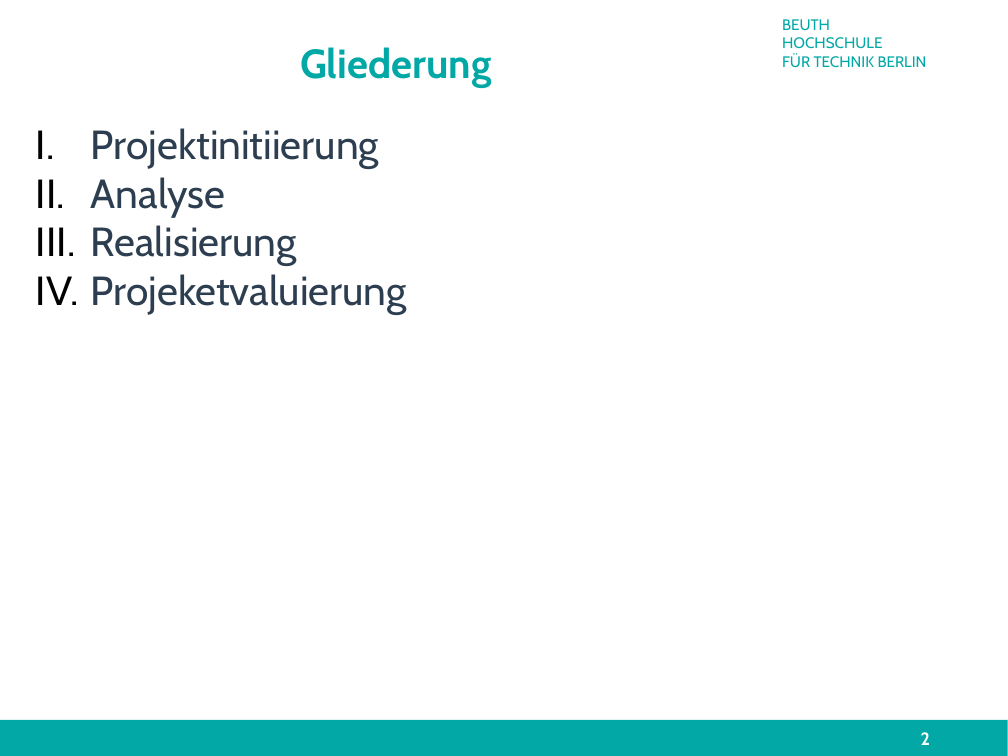
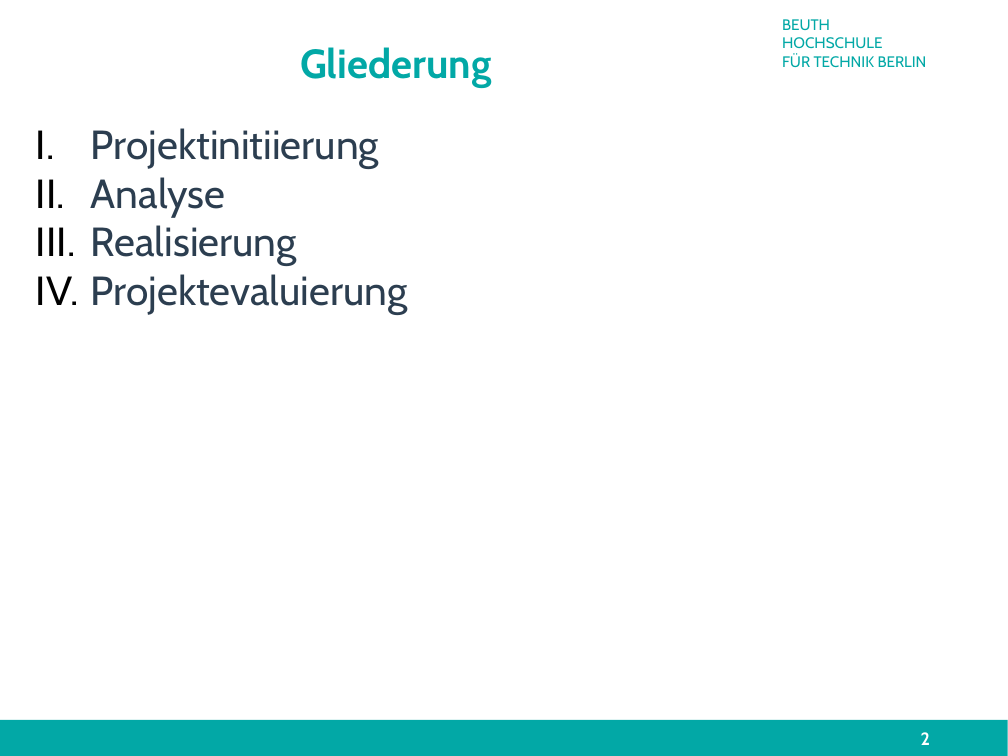
Before and after one commit to technologiestiftung/flussbad, a slide deck: slide 2 of doc/presentation/finalPresentation.odp. Drawn at 1008x756 pixels with LibreOffice and Linux fonts; fonts in the diff are those of the drawing; background and template pictures are left out. Boxes give left, top, right and bottom in pixels: in the first picture for what was removed or moved away, otherwise in the second. Text is boxed around its words. In the diff, an @@ line names an element or a change of style, - is before the commit and + after.

```diff
--- a/doc/presentation/finalPresentation.odp
+++ b/doc/presentation/finalPresentation.odp
@@ subtitle at [91, 274, 408, 315]: text changed @@
-IV. Projeketvaluierung
+IV. Projektevaluierung
```
Also in this commit, not shown: 8 other slides changed.
